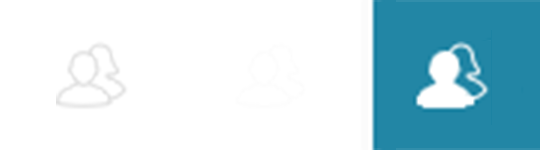
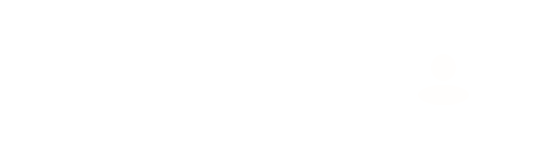
Layers edited between the first and the second (540, 150) image:
removed layer "图层 3" over [56, 0, 540, 150]
added layer "矩形 1" above "选择" over [361, 0, 368, 150]
added layer "选择" above "高亮" over [416, 44, 488, 107]
added layer "高亮" above "正常" over [237, 45, 304, 107]
added layer "正常" above "背景" over [56, 44, 128, 107]
